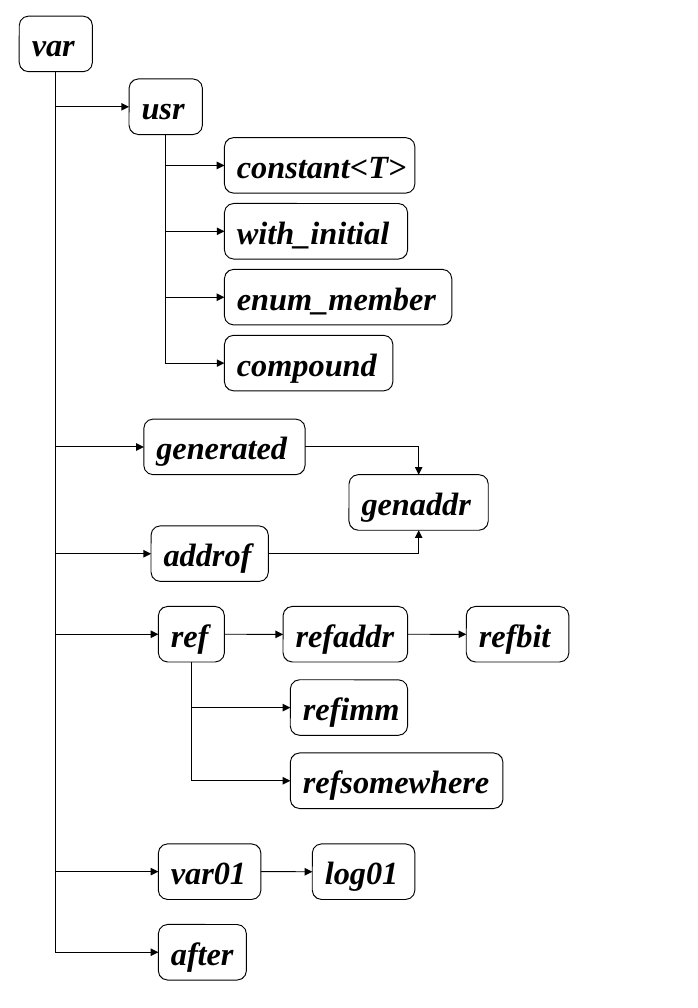
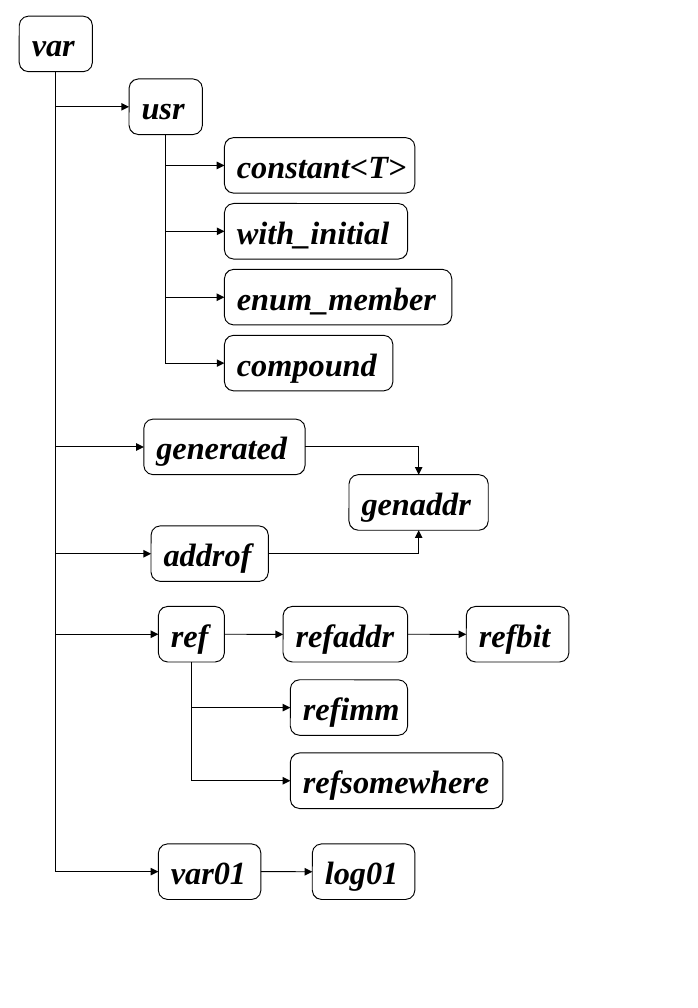
Before and after one commit to KeiHasegawa/hcc1_doc, a slide deck: slide 1 of var.ppt. Drawn at 698x1008 pixels with LibreOffice and Linux fonts; fonts in the diff are those of the drawing. Boxes give left, top, right and bottom in pixels: in the first picture for what was removed or moved away, otherwise in the second. Text is boxed around its words. In the diff, an @@ line names an element or a change of style, - is before the commit and + after.

Commit message:
fix var.ppt

```diff
--- a/var.ppt
+++ b/var.ppt
@@ elbow arrow removed from (56, 72) to (158, 953) @@
@@ rounded rectangle removed at (158,925,247,981) @@
-after
```
Also in this commit, not shown: 1 other file.
